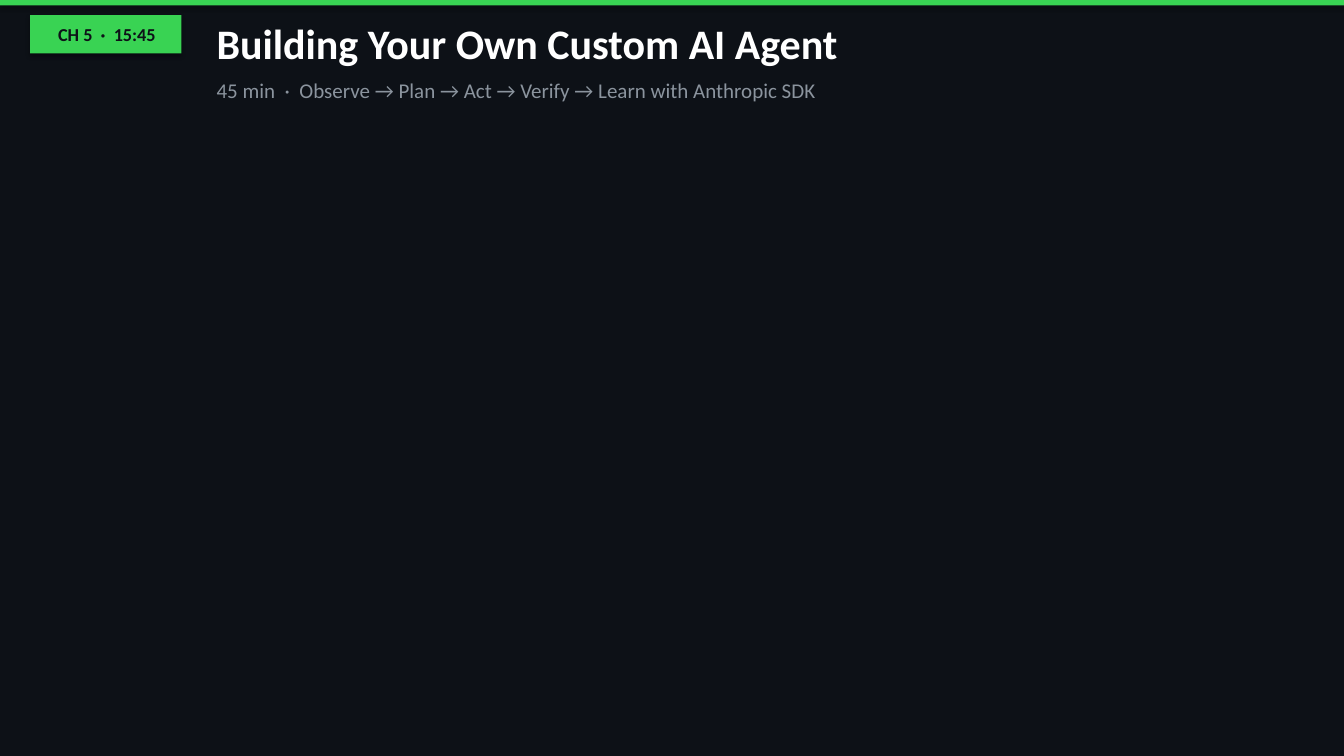
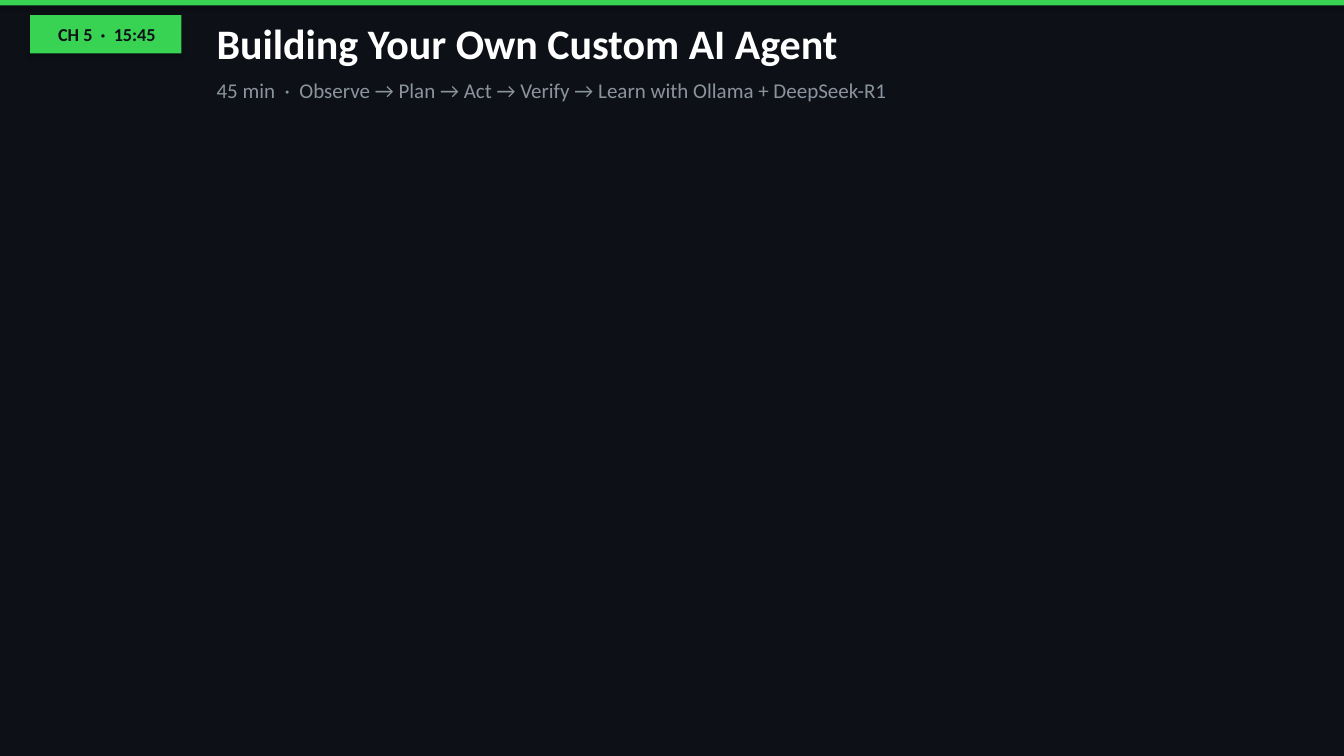
Before and after one commit to QA-Olympians-Academy/web-detective, a slide deck: slide 53 of web-detective-workshop.pptx. Drawn at 1344x756 pixels with LibreOffice and Linux fonts; fonts in the diff are those of the drawing. Boxes give left, top, right and bottom in pixels: in the first picture for what was removed or moved away, otherwise in the second. Text is boxed around its words. In the diff, an @@ line names an element or a change of style, - is before the commit and + after.

Commit message:
replace anthropic with ollama

```diff
--- a/web-detective-workshop.pptx
+++ b/web-detective-workshop.pptx
@@ text at [217, 83, 886, 102]: text changed @@
-45 min · Observe → Plan → Act → Verify → Learn with Anthropic SDK
+45 min · Observe → Plan → Act → Verify → Learn with Ollama + DeepSeek-R1
```
Also in this commit, not shown: 15 other slides changed, 1 slide added, 1 slide removed, 20 other files.
